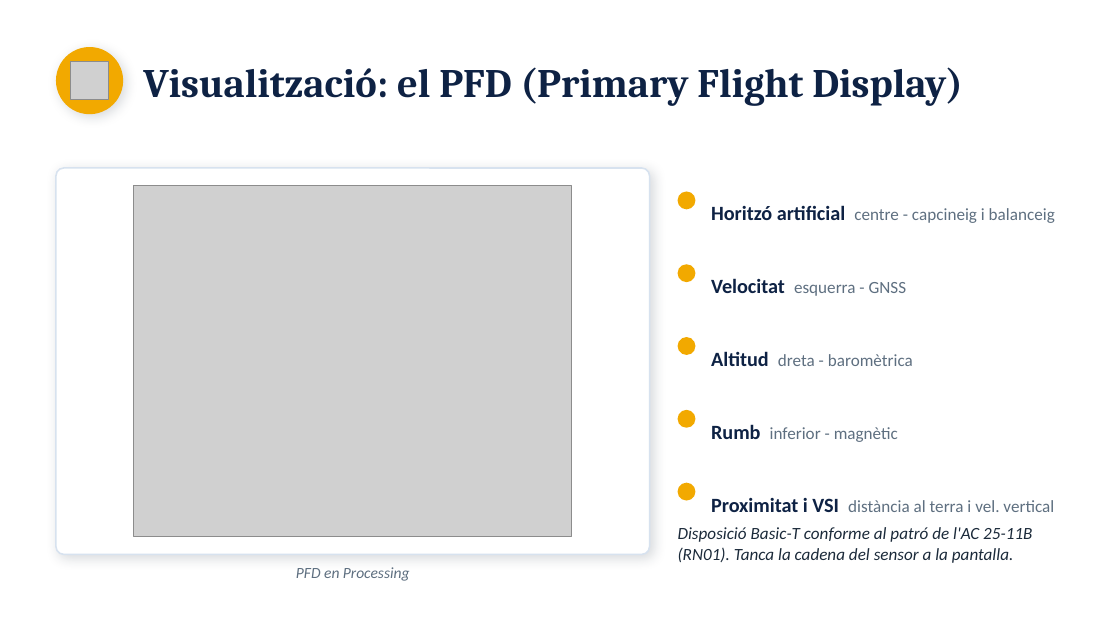
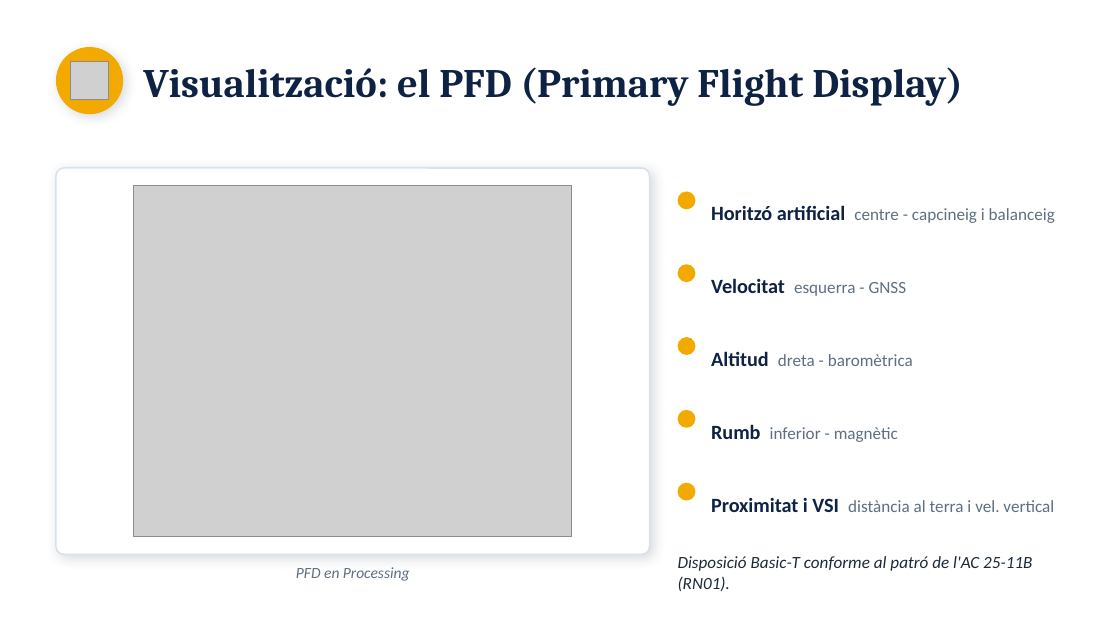
Before and after one commit to arnaumora/TFG-Plataforma-Instrumentacion-Avionica, a slide deck: slide 13 of Presentacio/Catalan/Defensa_TFG_Arnau.pptx. Drawn at 1120x630 pixels with LibreOffice and Linux fonts; fonts in the diff are those of the drawing; grey boxes stand for pictures. Boxes give left, top, right and bottom in pixels: in the first picture for what was removed or moved away, otherwise in the second. Text is boxed around its words. In the diff, an @@ line names an element or a change of style, - is before the commit and + after.

```diff
--- a/Presentacio/Catalan/Defensa_TFG_Arnau.pptx
+++ b/Presentacio/Catalan/Defensa_TFG_Arnau.pptx
@@ text at <box>678,556,1032,591</box>: text changed @@
-Disposició Basic-T conforme al patró de l'AC 25-11B (RN01). Tanca la cadena del sensor a la pantalla.
+Disposició Basic-T conforme al patró de l'AC 25-11B (RN01).
```
Also in this commit, not shown: 5 other slides changed, 1 other file.
